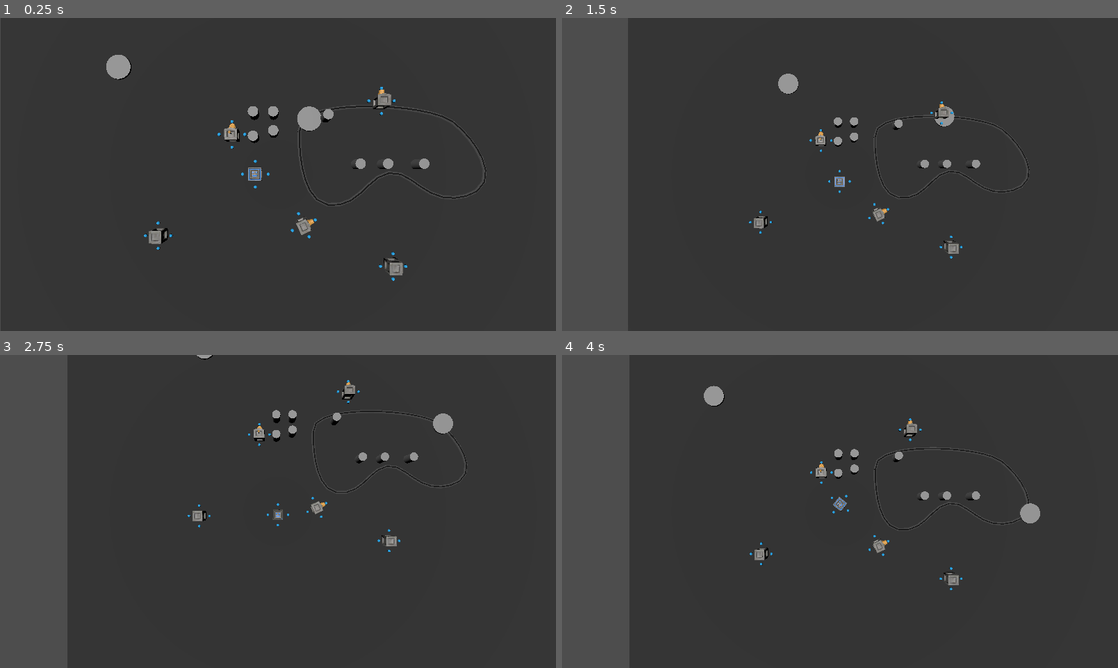
Above: before the commit, frames 1-4 (two rows, left to right).
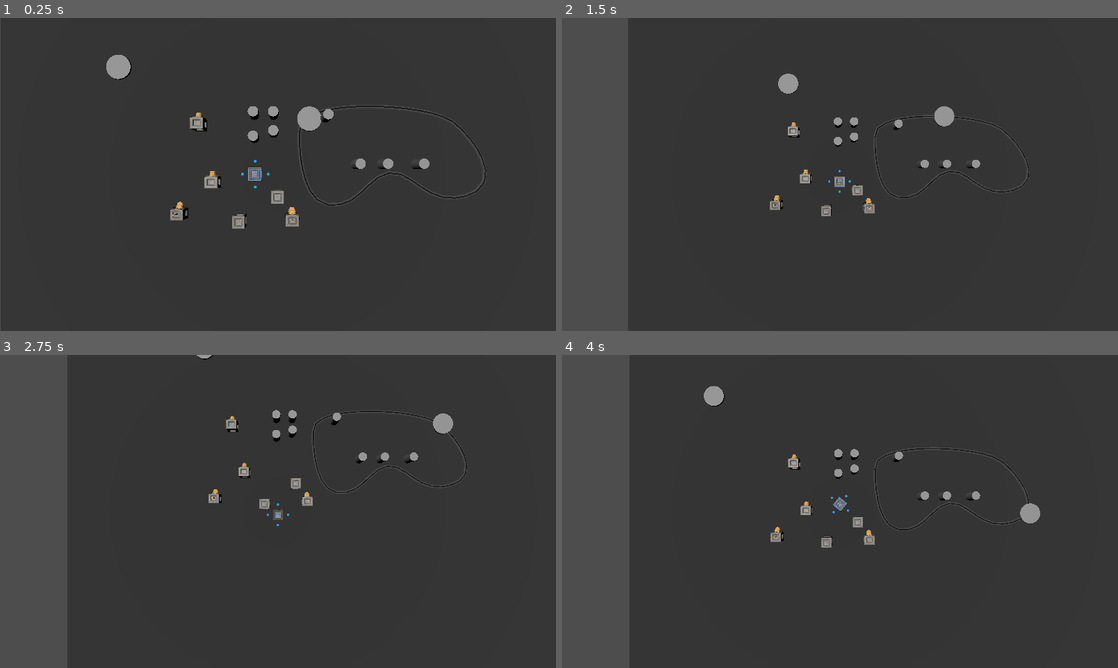
Above: after the commit, the same moments.

Repository: karstenpedersen/robo-blocks
Game: Godot game, scene res://src/scenes/game-scenes/karsten_test_scene.tscn
The game is run twice, just before and just after one commit, with the same random seed, the same clock (stepped at 60 frames per second) and the same inputs. This scene is started directly instead of the project's main scene. The engine's default icon, where the game draws it, is replaced by a stand-in: a white triangle on a blue panel in a dark square.
Inputs (mouse positions are in pixels of both pictures, inside the frame that each line leads up to):
- Up to frame 1 (0.25 s): no input
- Up to frame 2 (1.5 s): move the mouse to (962, 158) at 0.52 s; press the mouse at (962, 158) at 0.53 s; hold R (rotate_right) 0.53-1.28 s; move the mouse to (728, 190) at 1.27 s; release the mouse at (728, 190) at 1.28 s; hold S (move_down) from 1.28 s (still down); click (728, 190) at 1.35 s
- Up to frame 3 (2.75 s): move the mouse to (333, 442) at 2.02 s; release S (move_down) at 2.03 s; press the mouse at (333, 442) at 2.03 s; hold R (rotate_right) from 2.03 s (still down); tap P (increase_points) at 2.1 s
- Up to frame 4 (4 s): move the mouse to (812, 574) at 2.77 s; release R (rotate_right) at 2.78 s; release the mouse at (812, 574) at 2.78 s; hold W (move_up) 2.78-3.53 s; tap Shift (sprint) at 2.85 s; click (812, 574) at 3.05 s; move the mouse to (1006, 558) at 3.52 s; press the mouse at (1006, 558) at 3.53 s; hold A (move_left) from 3.53 s (still down)

The runs differ from the first frame. In frame 1, 1.5% of the frame differs, in the area x 25-74%, y 22-84%; in frame 2, 0.9%; in frame 3, 0.9%; in frame 4, 0.9%.

Commit message:
Work on stuff

Diff:
--- a/project.godot
+++ b/project.godot
@@ -23,8 +23,10 @@
 
 [display]
 
-window/size/viewport_width=1280
-window/size/viewport_height=720
+window/size/viewport_width=640
+window/size/viewport_height=360
+window/size/window_width_override=1280
+window/size/window_height_override=720
 
 [global_group]
 
@@ -104,6 +106,7 @@
 3d_physics/layer_2="Dragging"
 3d_physics/layer_3="Hurtbox"
 3d_physics/layer_4="ModuleCollision"
+3d_physics/layer_9="SnapPoints"
 
 [rendering]
 
--- a/src/components/draggable_component.gd
+++ b/src/components/draggable_component.gd
@@ -5,7 +5,7 @@
 signal drag_ended(node)
 signal drag_moved(node)
 signal drag_rotated(node: DraggableComponent, amount: float)
-signal mounted(module, point)
+signal drag_mounted(module, point)
 
 @export var parent: Node3D
 @export var snap_distance: float = 1
@@ -17,15 +17,17 @@
 var snap_points: Array[SnapPoint]
 var snap_point: SnapPoint:
 	get:
-		if len(snap_points) == 0:
+		if len(snap_points) == 0 or !is_instance_valid(snap_points[0]):
 			return null
 		return snap_points[0]
 var y_rotation_offset = 0
+var parent_is_module = false
 
 
 func _ready() -> void:
 	target_position = parent.global_position
 	target_rotation = parent.global_rotation
+	parent_is_module = parent.is_in_group("module")
 
 
 func drag_start(pos: Vector3):
@@ -40,16 +42,20 @@
 	dragging = false
 	drag_ended.emit(self)
 
-	for point in snap_points:
-		mounted.emit(point.parent, point)
+	if !parent_is_module:
+		return
+	for point in parent.colliding_points:
+		for possible_point in point.parent.colliding_points:
+			if possible_point.parent == parent:
+				drag_mounted.emit(point.parent, point)
 
 
 func drag_move(pos: Vector3):
-	if snap_point:
+	if snap_point and is_instance_valid(snap_point):
 		if pos.distance_to(target_position) <= snap_distance:
 			target_position = snap_point.global_position
 			target_rotation = snap_point.global_rotation
-			target_rotation.y += y_rotation_offset
+			#target_rotation.y += y_rotation_offset
 		else:
 			snap_points.clear()
 	else:
@@ -58,8 +64,10 @@
 
 
 func drag_rotate(amount: float):
-	y_rotation_offset += amount
-	target_rotation = Vector3(0, target_rotation.y + amount, 0)
+	if snap_point:
+		snap_point.rotation_degrees.y += amount
+	#y_rotation_offset += amount
+	#target_rotation = Vector3(0, target_rotation.y + amount, 0)
 	drag_rotated.emit(self, amount)
 
 
--- a/src/entities/modules/base_module/base_module.gd
+++ b/src/entities/modules/base_module/base_module.gd
@@ -26,6 +26,12 @@
 			return null
 		return neighbours[0]["point"]
 var y_rotation_offset = 0
+
+var colliding_points: Array[SnapPoint]
+
+
+func _ready() -> void:
+	snap_points.hide()
 
 
 func create_module_connection(module: BaseModule, point: SnapPoint):
@@ -118,7 +124,7 @@
 	disable_rigidbody()
 	parent = module.parent
 	parent.parent_add_module(self, point)
-	mounted.emit(self, module.parent)
+	mounted.emit(self, parent)
 	index = module.index + 1
 	for color_component in color_components:
 		color_component.set_color(parent.color_material)
@@ -145,3 +151,16 @@
 	health_component.hurt(hitbox.damage)
 	knockback_component.apply_knockback((global_position \
 			- hitbox.start_position).normalized() * hitbox.knockback_force)
+
+
+func _on_snap_point_area_area_entered(area: Area3D) -> void:
+	print(self, ", snap point area, ", area, ", for module: ", self, ", groups: ", area.get_groups())
+	var is_point = area.is_in_group("snap_point")
+	if is_point and area.snappable:
+		print("ADD POINT: ", area)
+		colliding_points.append(area)
+
+
+func _on_snap_point_area_area_exited(area: Area3D) -> void:
+	if area.is_in_group("snap_point"):
+		colliding_points.erase(area)
--- a/src/entities/modules/base_module/base_module.tscn
+++ b/src/entities/modules/base_module/base_module.tscn
@@ -8,6 +8,8 @@
 [sub_resource type="BoxShape3D" id="BoxShape3D_xkpqt"]
 
 [sub_resource type="BoxShape3D" id="BoxShape3D_p48wg"]
+
+[sub_resource type="BoxShape3D" id="BoxShape3D_uyvnk"]
 
 [node name="BaseModule" type="RigidBody3D" groups=["module"]]
 script = ExtResource("1_iavab")
@@ -37,5 +39,14 @@
 
 [node name="SnapPoints" type="Node3D" parent="."]
 
+[node name="SnapPointArea" type="Area3D" parent="."]
+collision_layer = 0
+collision_mask = 256
+
+[node name="CollisionShape3D" type="CollisionShape3D" parent="SnapPointArea"]
+shape = SubResource("BoxShape3D_uyvnk")
+
 [connection signal="eliminated" from="Components/HealthComponent" to="." method="_on_health_component_eliminated"]
 [connection signal="hurtbox_entered" from="Components/HurtboxComponent" to="." method="_on_hurtbox_component_hurtbox_entered"]
+[connection signal="area_entered" from="SnapPointArea" to="." method="_on_snap_point_area_area_entered"]
+[connection signal="area_exited" from="SnapPointArea" to="." method="_on_snap_point_area_area_exited"]
--- a/src/entities/modules/draggable_module/draggable_module.gd
+++ b/src/entities/modules/draggable_module/draggable_module.gd
@@ -12,11 +12,12 @@
 	if parent and connection_point and index != 0:
 		#global_transform = connection_point.global_transform
 		#rotation_degrees.y += y_rotation_offset
-		var y_rotation_offset = draggable_component.target_rotation.y - \
-				connection_point.rotation_degrees.y
-		position = connection_point.global_position
-		rotation = connection_point.global_rotation
-		rotation_degrees.y += y_rotation_offset
+		#var y_rotation_offset = draggable_component.target_rotation.y - \
+		#		connection_point.rotation_degrees.y
+		#position = connection_point.global_position
+		#rotation = connection_point.global_rotation
+		transform = connection_point.global_transform
+		#rotation_degrees.y += y_rotation_offset
 
 
 func _on_draggable_component_drag_started(node: DraggableComponent) -> void:
@@ -42,14 +43,14 @@
 
 
 func _on_draggable_component_drag_rotated(node: DraggableComponent, amount: float) -> void:
-	#rotation_tween = get_tree().create_tween().bind_node(self)
-	#rotation_tween.tween_property(self, "rotation_degrees", node.target_rotation, 0.1)
-	rotation_degrees.y = node.target_rotation.y
+	pass
 
 
 func _on_draggable_component_drag_moved(node: DraggableComponent) -> void:
 	position = node.target_position
+	rotation = node.target_rotation
 
 
-func _on_draggable_component_mounted(module: BaseModule, point: SnapPoint) -> void:
+func _on_draggable_component_drag_mounted(module: BaseModule, point: SnapPoint) -> void:
+	print("CONNECT")
 	create_module_connection(module, point)
--- a/src/entities/modules/draggable_module/draggable_module.tscn
+++ b/src/entities/modules/draggable_module/draggable_module.tscn
@@ -20,7 +20,7 @@
 shape = SubResource("SphereShape3D_n7cql")
 
 [connection signal="drag_ended" from="Components/DraggableComponent" to="." method="_on_draggable_component_drag_ended"]
+[connection signal="drag_mounted" from="Components/DraggableComponent" to="." method="_on_draggable_component_drag_mounted"]
 [connection signal="drag_moved" from="Components/DraggableComponent" to="." method="_on_draggable_component_drag_moved"]
 [connection signal="drag_rotated" from="Components/DraggableComponent" to="." method="_on_draggable_component_drag_rotated"]
 [connection signal="drag_started" from="Components/DraggableComponent" to="." method="_on_draggable_component_drag_started"]
-[connection signal="mounted" from="Components/DraggableComponent" to="." method="_on_draggable_component_mounted"]
--- a/src/entities/modules/head_module/head_module.tscn
+++ b/src/entities/modules/head_module/head_module.tscn
@@ -1,15 +1,12 @@
-[gd_scene load_steps=5 format=3 uid="uid://cjk61uln7tdkc"]
+[gd_scene load_steps=3 format=3 uid="uid://cjk61uln7tdkc"]
 
 [ext_resource type="PackedScene" uid="uid://rbuqgpudjokf" path="res://src/entities/modules/base_module/base_module.tscn" id="1_ideck"]
 [ext_resource type="Script" path="res://src/entities/modules/head_module/head_module.gd" id="2_q6fys"]
-[ext_resource type="Texture2D" uid="uid://cmwbx6xc6d74r" path="res://icon.svg" id="3_j2vlb"]
 
-[sub_resource type="StandardMaterial3D" id="StandardMaterial3D_p5uuw"]
-albedo_texture = ExtResource("3_j2vlb")
-
-[node name="HeadModule" instance=ExtResource("1_ideck")]
+[node name="HeadModule" node_paths=PackedStringArray("modules") instance=ExtResource("1_ideck")]
 script = ExtResource("2_q6fys")
 speed = 1000
-
-[node name="MeshInstance3D2" parent="Visuals" index="0"]
-material_override = SubResource("StandardMaterial3D_p5uuw")
+rotation_speed = 2
+acceleration = 6000
+color_material = null
+modules = []
--- a/src/entities/modules/player_module/player_module.tscn
+++ b/src/entities/modules/player_module/player_module.tscn
@@ -8,12 +8,10 @@
 [sub_resource type="StandardMaterial3D" id="StandardMaterial3D_jxvyx"]
 albedo_color = Color(0.0901961, 0.568627, 1, 1)
 
-[node name="PlayerModule" node_paths=PackedStringArray("modules") groups=["player"] instance=ExtResource("1_wxp1y")]
+[node name="PlayerModule" groups=["player"] instance=ExtResource("1_wxp1y")]
 script = ExtResource("2_ccv3i")
 rotation_speed = 3
-acceleration = 6000
 color_material = SubResource("StandardMaterial3D_jxvyx")
-modules = []
 
 [node name="HurtboxComponent" parent="Components" index="1"]
 collision_mask = 4
--- a/src/scenes/game-scenes/karsten_test_scene.tscn
+++ b/src/scenes/game-scenes/karsten_test_scene.tscn
@@ -66,18 +66,6 @@
 speed = 4
 rotation_speed = 2
 
-[node name="GunModule" parent="." instance=ExtResource("4_rlggj")]
-transform = Transform3D(0.416789, 0, -0.909003, 0, 1, 0, 0.909003, 0, 0.416789, -0.00617909, 1, 3.99098)
-
-[node name="GunModule2" parent="." instance=ExtResource("4_rlggj")]
-transform = Transform3D(1, 0, 0, 0, 1, 0, 0, 0, 1, 6.14867, 1, -5.84383)
-
-[node name="BlockModule" parent="." instance=ExtResource("5_x7a40")]
-transform = Transform3D(1, 0, 0, 0, 1, 0, 0, 0, 1, 7.06009, 1, 7.24598)
-
-[node name="BlockModule2" parent="." instance=ExtResource("5_x7a40")]
-transform = Transform3D(1, 0, 0, 0, 1, 0, 0, 0, 1, -11.5324, 1, 4.81725)
-
 [node name="SawBladeOnPath" parent="." instance=ExtResource("6_vpu27")]
 transform = Transform3D(1, 0, 0, 0, 1, 0, 0, 0, 1, -0.315994, 0, 0)
 curve = SubResource("Curve3D_yg1u1")
@@ -110,5 +98,20 @@
 [node name="ExplosiveBarrel8" parent="." instance=ExtResource("7_x2egc")]
 transform = Transform3D(1, 0, 0, 0, 1, 0, 0, 0, 1, 9.18123, 1.0227, -0.854039)
 
+[node name="CannonModule" parent="." instance=ExtResource("4_rlggj")]
+transform = Transform3D(1, 0, 0, 0, 1, 0, 0, 0, 1, -7.10169, 1.36823, 0.508865)
+
+[node name="CannonModule2" parent="." instance=ExtResource("4_rlggj")]
+transform = Transform3D(1, 0, 0, 0, 1, 0, 0, 0, 1, -8.28511, 1.09053, -4.04075)
+
+[node name="BlockModule" parent="." instance=ExtResource("5_x7a40")]
+transform = Transform3D(1, 0, 0, 0, 1, 0, 0, 0, 1, -2.08944, 1.25517, 1.70876)
+
+[node name="BlockModule2" parent="." instance=ExtResource("5_x7a40")]
+transform = Transform3D(1, 0, 0, 0, 1, 0, 0, 0, 1, -5.10769, 0.970331, 3.66802)
+
 [node name="MineModule" parent="." instance=ExtResource("8_rekur")]
-transform = Transform3D(1, 0, 0, 0, 1, 0, 0, 0, 1, -5.64111, 1.22376, -3.14851)
+transform = Transform3D(1, 0, 0, 0, 1, 0, 0, 0, 1, -0.98014, 1.60577, 3.3558)
+
+[node name="MineModule2" parent="." instance=ExtResource("8_rekur")]
+transform = Transform3D(1, 0, 0, 0, 1, 0, 0, 0, 1, -9.97565, 0.665842, 3.07283)
--- a/src/systems/drag-and-drop/snap_point.tscn
+++ b/src/systems/drag-and-drop/snap_point.tscn
@@ -15,7 +15,7 @@
 radius = 0.4
 
 [node name="SnapPoint" type="Area3D" groups=["snap_point"]]
-collision_layer = 0
+collision_layer = 256
 collision_mask = 2
 script = ExtResource("1_d6isf")
 
Not shown: 1 places in src/entities/modules/base_module/base_module.tscn that only renumber resources
